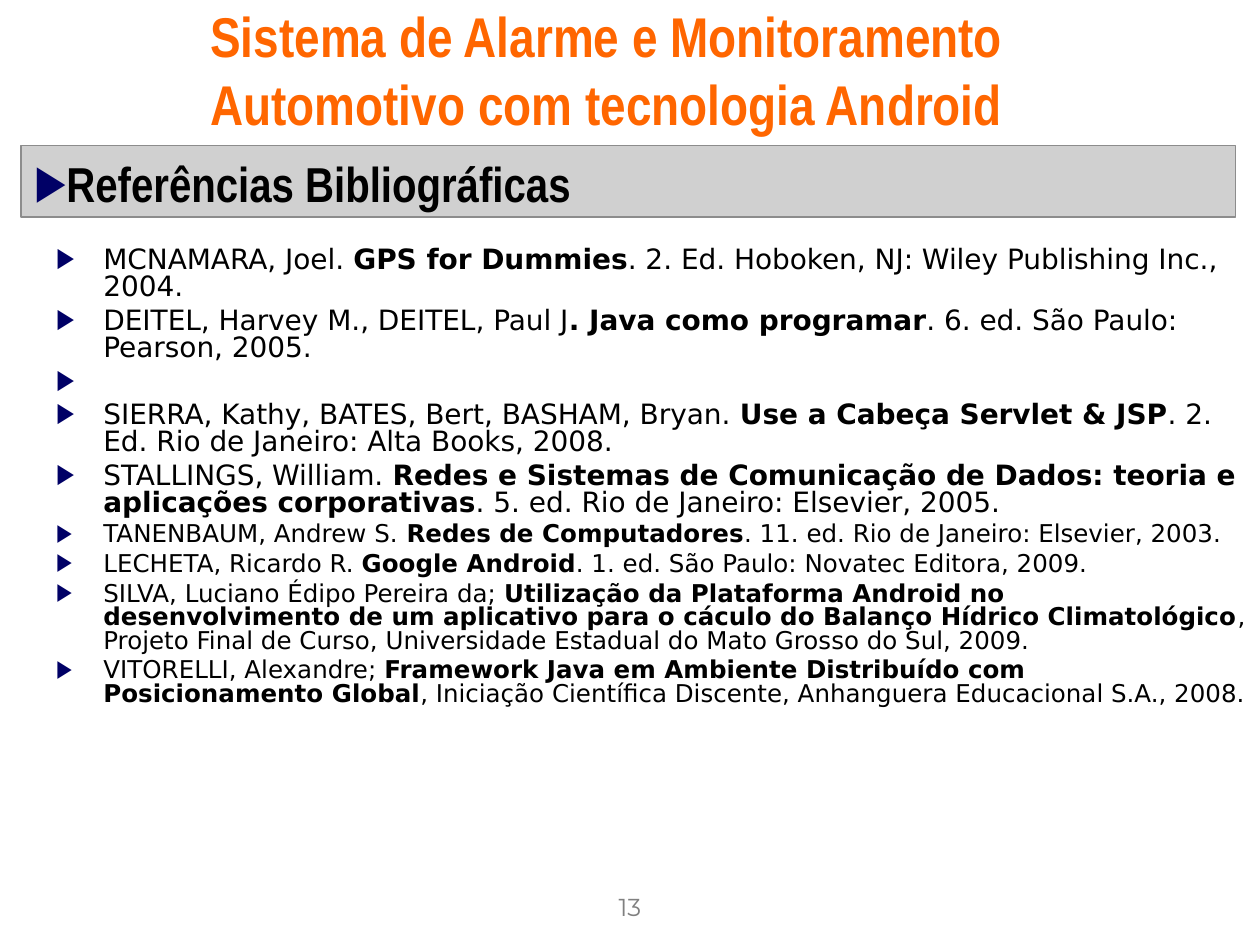
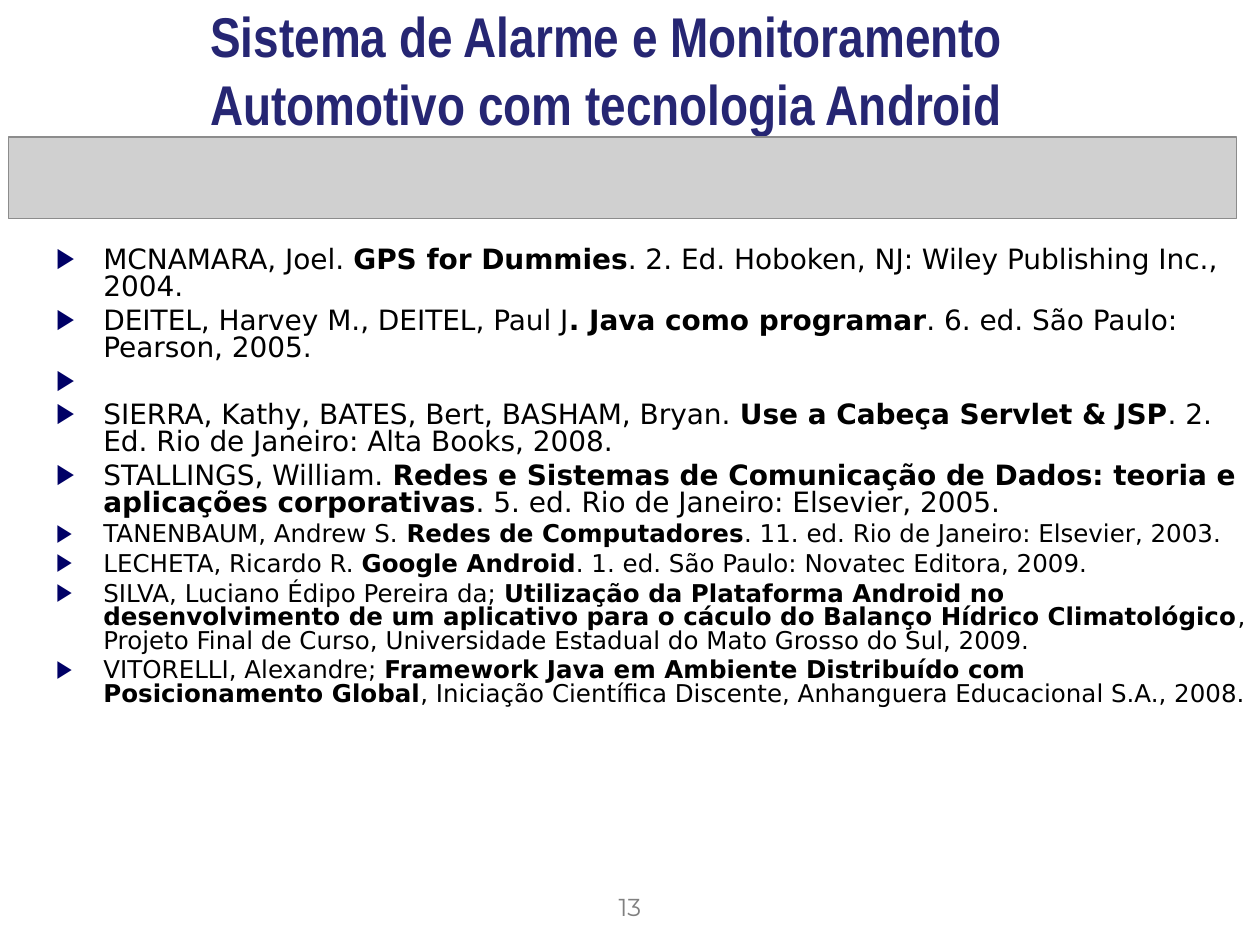
Before and after one commit to gabrielcedran/tcc-alarm-gsm, a slide deck: slide 13 of Docs/Apresentacao_padrao_Conic_2009.ppt. Drawn at 1260x945 pixels with LibreOffice and Linux fonts; fonts in the diff are those of the drawing; grey boxes stand for pictures; background and template pictures are left out. Boxes give left, top, right and bottom in pixels: in the first picture for what was removed or moved away, otherwise in the second. Text is boxed around its words. In the diff, an @@ line names an element or a change of style, - is before the commit and + after.

```diff
--- a/Docs/Apresentacao_padrao_Conic_2009.ppt
+++ b/Docs/Apresentacao_padrao_Conic_2009.ppt
@@ title "Sistema de Alarme e Monitoramento ..." at (210,16,1002,134): text colour #FF6600 to #262673 @@
@@ picture: place and size @@
-picture at (21,146,1236,218)
+picture at (9,137,1237,219)
@@ text removed at (66,165,570,211) @@
-▶ Referências Bibliográficas
```
Also in this commit, not shown: 13 other slides changed.
